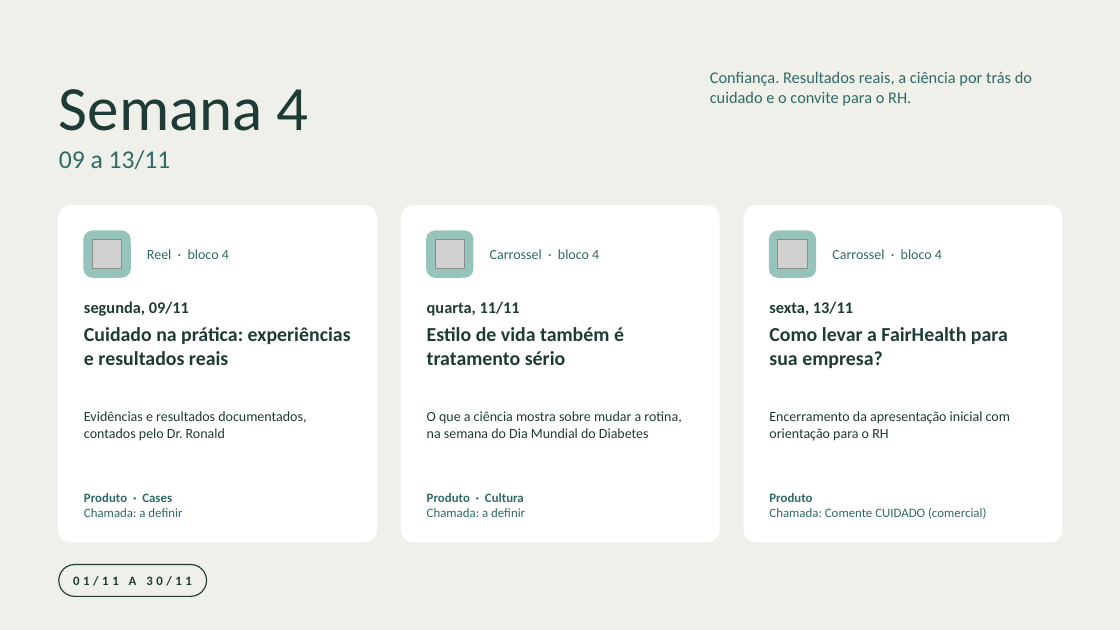
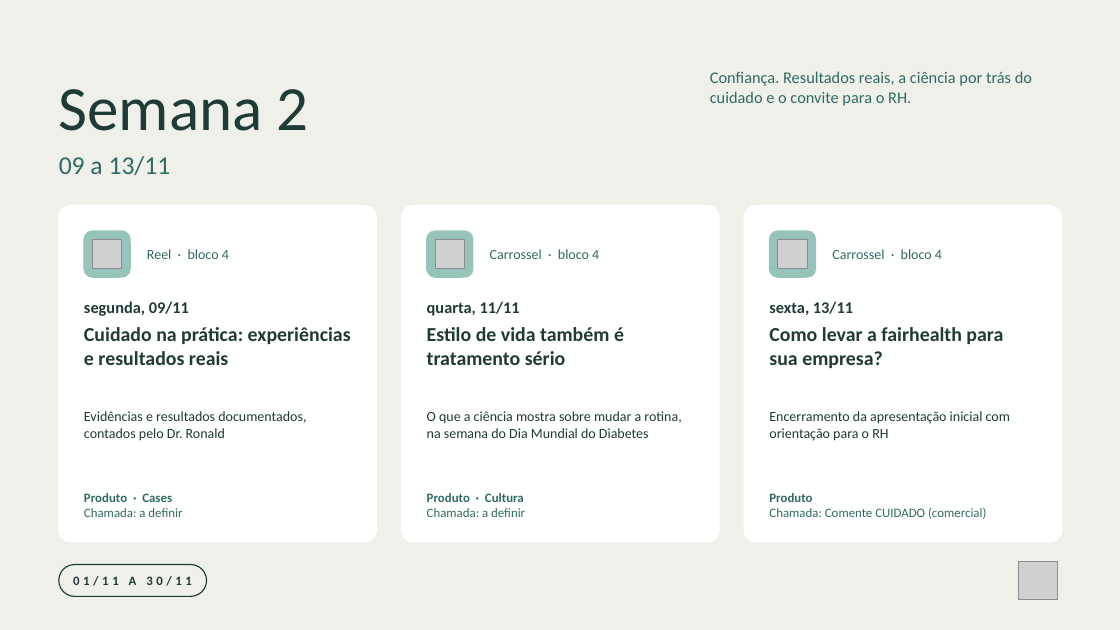
Before and after one commit to nina-rebello/comunicao-fh, a slide deck: slide 4 of marketing/calendario-novembro/Programacao_Instagram_Novembro_2026.pptx. Drawn at 1120x630 pixels with LibreOffice and Linux fonts; fonts in the diff are those of the drawing; grey boxes stand for pictures; background and template pictures are left out. Boxes give left, top, right and bottom in pixels: in the first picture for what was removed or moved away, otherwise in the second. Text is boxed around its words. In the diff, an @@ line names an element or a change of style, - is before the commit and + after.

```diff
--- a/marketing/calendario-novembro/Programacao_Instagram_Novembro_2026.pptx
+++ b/marketing/calendario-novembro/Programacao_Instagram_Novembro_2026.pptx
@@ text at [59, 89, 309, 131]: text changed @@
-Semana 4
+Semana 2
@@ text "09 a 13/11" at [59, 156, 171, 175]: less space between paragraphs; vertical alignment top to middle @@
@@ text at [769, 327, 1003, 368]: text changed @@
-Como levar a FairHealth para sua empresa?
+Como levar a fairhealth para sua empresa?
@@ picture added at [1019, 561, 1058, 600] @@
```
Also in this commit, not shown: 6 other slides changed, 13 other files.
